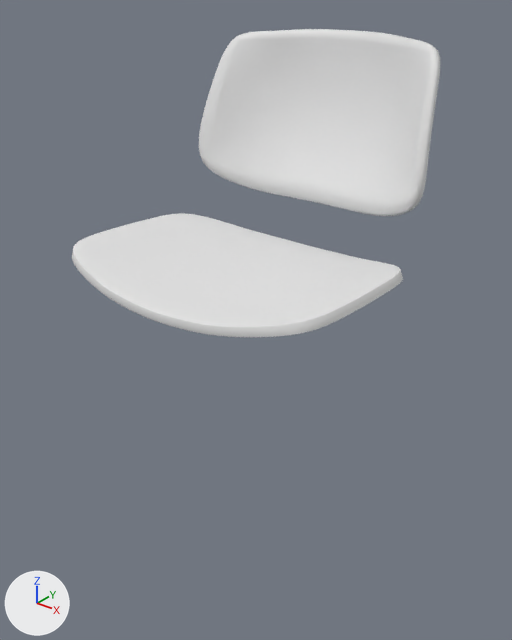
What one commit did to the Blender file chair.blend.
Rendered twice from a 50 mm lens placed at (3.62, -4.53, 4.54), pointed at (0.07, -0.1, 1.79). Lighting does not change. The marker at lower left points along +X, +Y and +Z.

In view in the first picture: 'Chair sitter', 'Plane'.
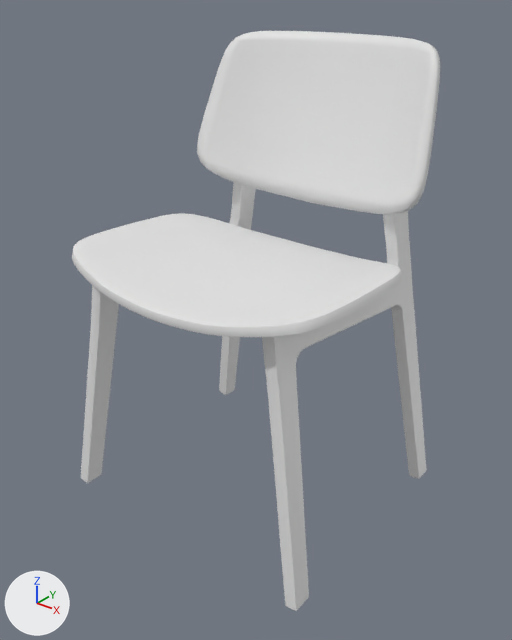
Location of each change, (x1, y1, x2, y2) in pixels of the pictures (512 x 640 px):
'Plane', reshaped, moved, turned: before (199, 29, 440, 216); after (197, 31, 440, 214)
'Leg', shown: after (81, 182, 427, 611)

The edits, one by one:
me_plane_001 has 16 vertices, 9 faces and spans x 0.0..1.234, y -0.752..0.736, z -0.357..0.329.
me_plane_001 is used by ob_plane; location (0.0, 0.94, 3.37); rotation (1.571, 0.0, 0.0), in degrees (90, 0, 0).
Part 1, on me_plane_001:
Vertex 0 of me_plane_001 moves from (0.0, 0.407, -0.357) to (0.0, 0.04, 0.445).
Vertex 1 of me_plane_001 moves from (1.234, -0.53, 0.329) to (1.242, -0.261, -0.601).
Vertex 2 of me_plane_001 moves from (1.134, 0.407, 0.107) to (1.134, -0.263, 0.361).
Vertex 3 of me_plane_001 moves from (1.067, 0.681, -0.068) to (1.067, -0.249, 0.671).
Vertex 4 of me_plane_001 moves from (0.0, -0.752, 0.019) to (0.0, 0.13, -0.716).
Vertex 5 of me_plane_001 moves from (0.0, 0.736, -0.357) to (0.0, 0.019, 0.787).
Vertex 6 of me_plane_001 moves from (0.383, 0.407, -0.334) to (0.383, 0.04, 0.44).
Vertex 7 of me_plane_001 moves from (0.389, -0.752, 0.041) to (0.389, 0.131, -0.697).
Vertex 8 of me_plane_001 moves from (0.389, 0.736, -0.334) to (0.389, -0.002, 0.781).
Vertex 9 of me_plane_001 moves from (1.211, -0.129, 0.329) to (1.211, -0.263, -0.21).
Vertex 10 of me_plane_001 moves from (0.0, -0.15, -0.271) to (0.0, 0.082, -0.117).
Vertex 11 of me_plane_001 moves from (0.386, -0.15, -0.248) to (0.386, 0.082, -0.122).
Vertex 12 of me_plane_001 moves from (0.81, -0.705, 0.191) to (0.81, -0.023, -0.695).
Vertex 13 of me_plane_001 moves from (0.763, 0.425, -0.185) to (0.763, -0.053, 0.398).
Vertex 14 of me_plane_001 moves from (0.741, 0.706, -0.185) to (0.741, -0.063, 0.753).
Vertex 15 of me_plane_001 moves from (0.811, -0.15, -0.099) to (0.789, -0.037, -0.179).
Object 'Leg' (ob_leg) is now shown.
Object 'Plane' (ob_plane) moves from (0.0, 0.94, 3.37) to (0.0, 0.98, 3.34).
Object 'Plane' (ob_plane) turns from (90, 0, 0) to (-19, 0, 0) degrees about x, y and z.
